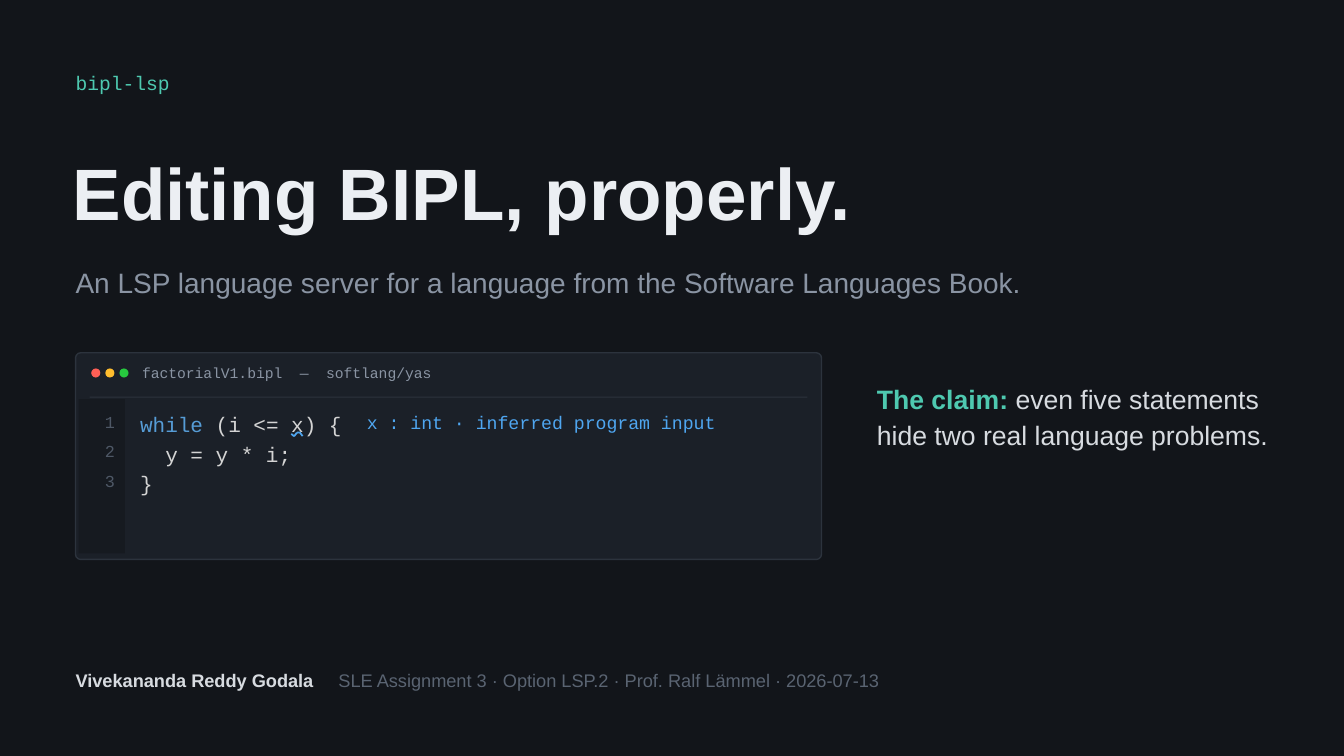
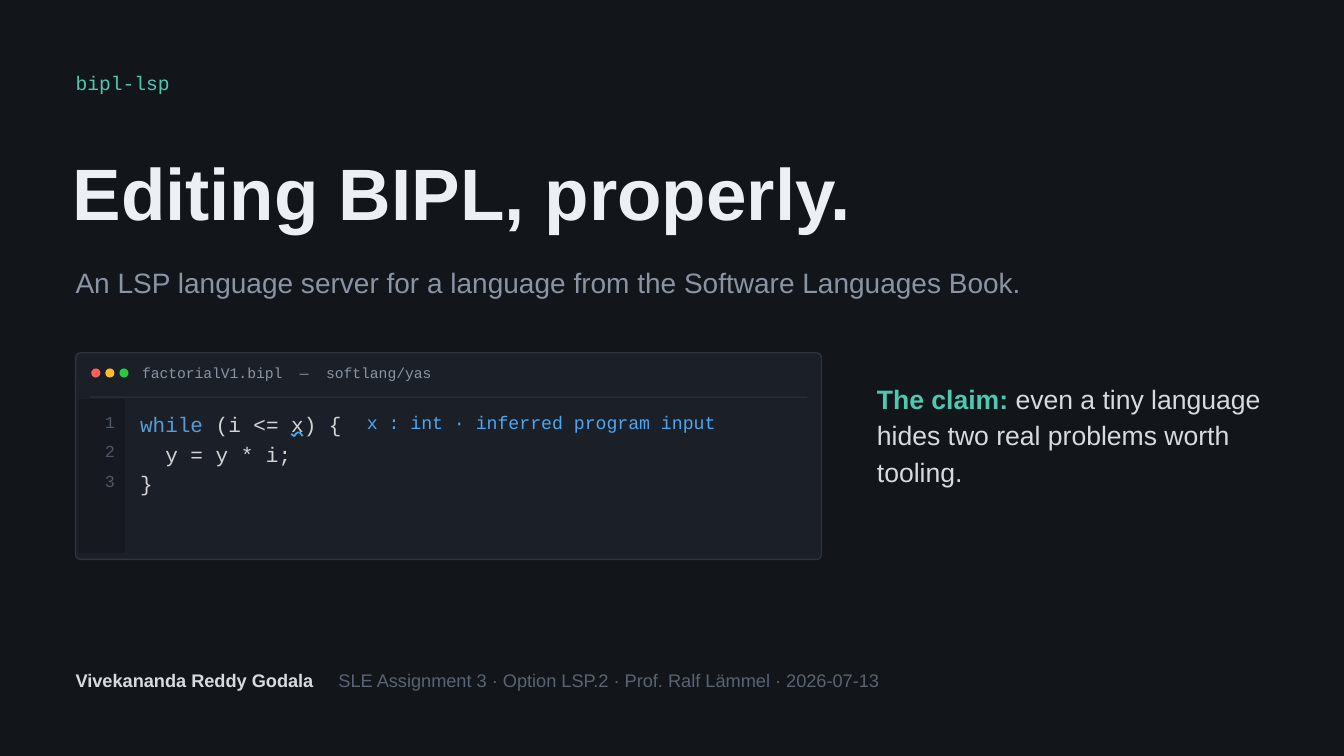
Before and after one commit to VivekanandaReddy3/sle-bipl-lsp, a slide deck: slide 1 of SLE_LSP_Vivekananda.pptx. Drawn at 1344x756 pixels with LibreOffice and Linux fonts; fonts in the diff are those of the drawing. Boxes give left, top, right and bottom in pixels: in the first picture for what was removed or moved away, otherwise in the second. Text is boxed around its words. In the diff, an @@ line names an element or a change of style, - is before the commit and + after.

Commit message:
Update deck

```diff
--- a/SLE_LSP_Vivekananda.pptx
+++ b/SLE_LSP_Vivekananda.pptx
@@ text at (877,389,1260,488): text changed @@
-The claim: even five statements hide two real language problems.
+The claim: even a tiny language hides two real problems worth tooling.
```
Also in this commit, not shown: 1 other slide changed, 2 other files.
